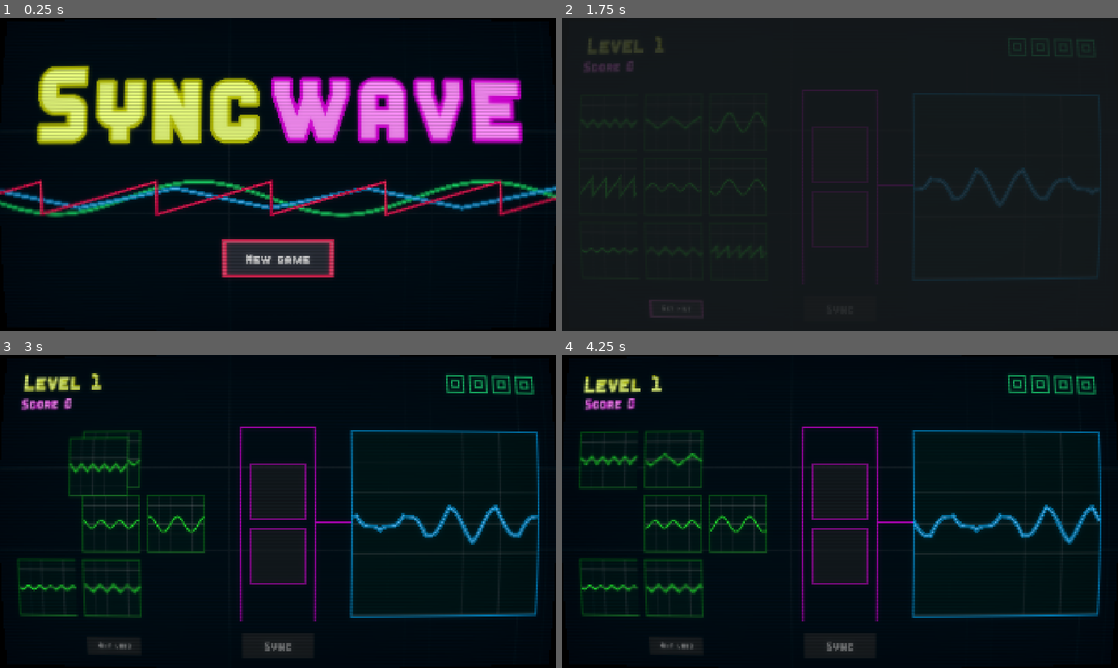
Above: before the commit, frames 1-4 (two rows, left to right).
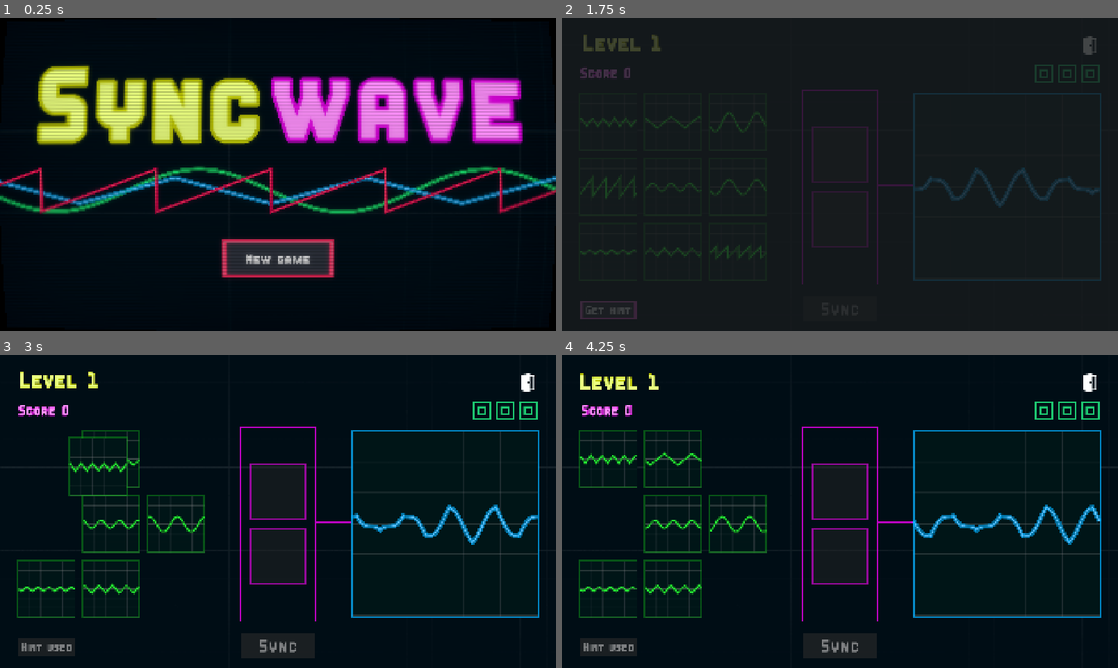
Above: after the commit, the same moments.

Repository: alexbljack/gameoff-2025
Game: Godot game, scene res://src/title_screen.tscn
Same seed, same stepped clock (60 frames per second), same inputs: the game is played once before the commit and once after it. Before the commit the project has no main scene; this scene is started directly in both runs.
Inputs (mouse positions are in pixels of both pictures, inside the frame that each line leads up to):
- Up to frame 1 (0.25 s): no input
- Up to frame 2 (1.75 s): click "New game" at 0.5 s; click "New game" at 1.25 s
- Up to frame 3 (3 s): click "Get hint" at 2 s; move the mouse to (44, 458) at 2.77 s; click (44, 458) at 2.92 s
- Up to frame 4 (4.25 s): move the mouse to (840, 492) at 3.52 s; click (840, 492) at 3.67 s

The runs differ from the first frame. In frame 1, 7.3% of the frame differs, in the area x 0-100%, y 47-64%; in frame 2, 1.6%; in frame 3, 7.2%; in frame 4, 7.6%, in the area x 3-99%, y 0-100%.

Commit message:
Exit dialog implementation

Diff:
--- a/const.gd
+++ b/const.gd
@@ -1,7 +1,7 @@
 class_name Const
 
 const MAX_SOURCES = 9
-const MAX_ATTEMPTS = 4
+const MAX_ATTEMPTS = 3
 const SCORE_PER_ATTEMPT := 100
 const SCORE_FOR_HINT := 200
 const NO_HINT_MULT_INCREMENT := 0.1
--- /dev/null
+++ b/exit_button.gd
@@ -0,0 +1,15 @@
+extends TextureButton
+
+
+# Called when the node enters the scene tree for the first time.
+func _ready() -> void:
+	mouse_entered.connect(_on_mouse_entered)
+	mouse_exited.connect(_on_mouse_exited)
+
+
+func _on_mouse_entered():
+	scale = Vector2(1.2, 1.2)
+
+
+func _on_mouse_exited():
+	scale = Vector2.ONE
--- a/hint_button.gd
+++ b/hint_button.gd
@@ -1,6 +1,11 @@
 extends Button
 
+@onready var animator: AnimationPlayer = $AnimationPlayer
 
 func set_state(hint_used: bool):
 	text = "Hint used" if hint_used else "Get hint"
 	disabled = hint_used
+	if not hint_used:
+		animator.play("pulse")
+	else:
+		animator.stop()
--- a/level.gd
+++ b/level.gd
@@ -16,20 +16,27 @@
 var sources: Array = []
 var result_signals: Array
 
-@onready var result_graph: ResultSignal = $CanvasLayer/ResultSignal
-@onready var source_signals: Control = $CanvasLayer/SourceSignals
-@onready var confirm_button: Button = $CanvasLayer/ConfirmButton
-@onready var hint_button: Button = $CanvasLayer/HintButton
-
-@onready var convertor: Convertor = $CanvasLayer/Convertor
-@onready var attempts_container: Control = $CanvasLayer/Attempts
-@onready var win_panel: WinPanel = $CanvasLayer/WinPanel
-@onready var lose_panel: LosePanel = $CanvasLayer/LosePanel
-@onready var score_label: Label = $CanvasLayer/ScoreLabel
-@onready var level_label: Label = $CanvasLayer/LevelLabel
+@onready var result_graph: ResultSignal = $Main/ResultSignal
+@onready var source_signals: Control = $Main/SourceSignals
+@onready var confirm_button: Button = $Main/ConfirmButton
+@onready var hint_button: Button = $Main/HintButton
+
+@onready var convertor: Convertor = $Main/Convertor
+@onready var attempts_container: Control = $Main/Attempts
+@onready var win_panel: WinPanel = $Main/WinPanel
+@onready var lose_panel: LosePanel = $Main/LosePanel
+@onready var score_label: Label = $Main/ScoreLabel
+@onready var level_label: Label = $Main/LevelLabel
+
+@onready var menu: CanvasLayer = $Menu
+@onready var exit_dialog: ConfirmationDialog = $Menu/ExitDialog
+@onready var exit_button: TextureButton = $Main/ExitButton
 
 
 func _ready() -> void:
+	exit_dialog.confirmed.connect(_on_exit_confirmed)
+	exit_dialog.canceled.connect(_on_exit_canceled)
+	exit_button.pressed.connect(_show_exit_dialog)
 	confirm_button.pressed.connect(_on_confirm_button_pressed)
 
 	hint_used = Game.player_data.hint_used
@@ -57,6 +64,25 @@
 		convertor.init(result_signals.size())
 		convertor.unmatched_combos = Game.player_data.unmatched_signals
 	_dump_signals()
+
+
+func _process(_delta: float):
+	if Input.is_action_just_pressed("ui_cancel"):
+		_show_exit_dialog()
+
+
+func _show_exit_dialog():
+	menu.show()
+	exit_dialog.popup_centered()
+
+
+func _on_exit_confirmed():
+	menu.hide()
+	_game_over()
+
+
+func _on_exit_canceled():
+	menu.hide()
 
 
 func _generate_signals():
@@ -141,14 +167,7 @@
 		Game.player_data.unmatched_signals = convertor.unmatched_combos
 		_update_match_button()
 		if attempts == 0:
-			var is_best_result = Game.player_data.update_best_score()
-			Game.player_data.run_in_progress = false
-			await _complete_level()
-			await lose_panel.show_stats(
-				Game.player_data.current_level,
-				Game.player_data.current_score,
-				is_best_result
-			)
+			_game_over()
 			return
 		await get_tree().create_timer(1).timeout
 
@@ -166,6 +185,17 @@
 	await tween.finished
 
 
+func _game_over():
+	var is_best_result = Game.player_data.update_best_score()
+	Game.player_data.run_in_progress = false
+	await _complete_level()
+	await lose_panel.show_stats(
+		Game.player_data.current_level,
+		Game.player_data.current_score,
+		is_best_result
+	)
+
+
 func _show_error_graph() -> void:
 	result_graph.show_error_graph(convertor.get_oscillators())
 
--- a/level.tscn
+++ b/level.tscn
@@ -15,6 +15,8 @@
 [ext_resource type="PackedScene" uid="uid://dy8c3o1ybfrwy" path="res://src/crt.tscn" id="13_8b0r0"]
 [ext_resource type="PackedScene" uid="uid://b3dq0c83hkw8j" path="res://win_panel.tscn" id="13_h6smj"]
 [ext_resource type="PackedScene" uid="uid://o2rht176mmgv" path="res://lose_panel.tscn" id="14_v5j5c"]
+[ext_resource type="Texture2D" uid="uid://ccs6isdychcn" path="res://assets/Exit.png" id="15_5pxul"]
+[ext_resource type="Script" uid="uid://bwpaxfk8jwdny" path="res://exit_button.gd" id="16_fedht"]
 
 [sub_resource type="StyleBoxTexture" id="StyleBoxTexture_aicyk"]
 texture = ExtResource("9_2orkt")
@@ -29,6 +31,44 @@
 bg_color = Color(0.16078432, 0.16078432, 0.16078432, 0.64705884)
 
 [sub_resource type="StyleBoxEmpty" id="StyleBoxEmpty_h6smj"]
+
+[sub_resource type="Animation" id="Animation_1ri5t"]
+length = 0.001
+tracks/0/type = "value"
+tracks/0/imported = false
+tracks/0/enabled = true
+tracks/0/path = NodePath(".:scale")
+tracks/0/interp = 1
+tracks/0/loop_wrap = true
+tracks/0/keys = {
+"times": PackedFloat32Array(0),
+"transitions": PackedFloat32Array(1),
+"update": 0,
+"values": [Vector2(1, 1)]
+}
+
+[sub_resource type="Animation" id="Animation_dhlin"]
+resource_name = "pulse"
+length = 2.0
+loop_mode = 1
+tracks/0/type = "value"
+tracks/0/imported = false
+tracks/0/enabled = true
+tracks/0/path = NodePath(".:scale")
+tracks/0/interp = 1
+tracks/0/loop_wrap = true
+tracks/0/keys = {
+"times": PackedFloat32Array(0, 1, 2),
+"transitions": PackedFloat32Array(1, 1, 1),
+"update": 0,
+"values": [Vector2(1, 1), Vector2(1.1, 1.1), Vector2(1, 1)]
+}
+
+[sub_resource type="AnimationLibrary" id="AnimationLibrary_jap5b"]
+_data = {
+&"RESET": SubResource("Animation_1ri5t"),
+&"pulse": SubResource("Animation_dhlin")
+}
 
 [sub_resource type="Shader" id="Shader_v5j5c"]
 code = "shader_type canvas_item;
@@ -73,6 +113,54 @@
 shader_parameter/amplitude = 3.0000001425
 shader_parameter/speed = 2.000000095
 shader_parameter/phase = 0.0
+
+[sub_resource type="StyleBoxFlat" id="StyleBoxFlat_v5j5c"]
+content_margin_left = 30.0
+content_margin_top = 30.0
+content_margin_right = 30.0
+content_margin_bottom = 20.0
+bg_color = Color(0.16272926, 0.16139773, 0.22375724, 1)
+border_width_left = 6
+border_width_top = 6
+border_width_right = 6
+border_width_bottom = 6
+border_color = Color(1, 0.19215687, 0.37254903, 1)
+
+[sub_resource type="StyleBoxFlat" id="StyleBoxFlat_5pxul"]
+content_margin_left = 10.0
+content_margin_top = 10.0
+content_margin_right = 10.0
+content_margin_bottom = 10.0
+bg_color = Color(0.16206548, 0.16206563, 0.16206557, 1)
+border_width_left = 5
+border_width_top = 5
+border_width_right = 5
+border_width_bottom = 5
+border_color = Color(0.34901962, 0.7490196, 1, 1)
+
+[sub_resource type="StyleBoxFlat" id="StyleBoxFlat_fedht"]
+content_margin_left = 10.0
+content_margin_top = 10.0
+content_margin_right = 10.0
+content_margin_bottom = 10.0
+bg_color = Color(0.16206548, 0.16206563, 0.16206557, 1)
+border_width_left = 5
+border_width_top = 5
+border_width_right = 5
+border_width_bottom = 5
+border_color = Color(0.34901962, 0.7490196, 1, 1)
+
+[sub_resource type="StyleBoxEmpty" id="StyleBoxEmpty_4c15r"]
+
+[sub_resource type="Theme" id="Theme_v5j5c"]
+default_font = ExtResource("9_8cye3")
+default_font_size = 72
+AcceptDialog/constants/buttons_min_height = 0
+AcceptDialog/constants/buttons_min_width = 300
+AcceptDialog/styles/panel = SubResource("StyleBoxFlat_v5j5c")
+Button/styles/focus = SubResource("StyleBoxFlat_5pxul")
+Button/styles/hover = SubResource("StyleBoxFlat_fedht")
+Button/styles/normal = SubResource("StyleBoxEmpty_4c15r")
 
 [node name="Level" type="Node2D"]
 script = ExtResource("1_oi3di")
@@ -101,15 +189,15 @@
 stretch_mode = 1
 metadata/_edit_lock_ = true
 
-[node name="CanvasLayer" type="CanvasLayer" parent="."]
-
-[node name="Convertor" parent="CanvasLayer" instance=ExtResource("4_8b0r0")]
+[node name="Main" type="CanvasLayer" parent="."]
+
+[node name="Convertor" parent="Main" instance=ExtResource("4_8b0r0")]
 offset_left = 832.0
 offset_top = 248.0
 offset_right = 1088.0
 offset_bottom = 918.0
 
-[node name="SourceSignals" type="Control" parent="CanvasLayer"]
+[node name="SourceSignals" type="Control" parent="Main"]
 layout_mode = 3
 anchor_right = 0.558
 anchor_bottom = 0.86700004
@@ -122,79 +210,80 @@
 size_flags_horizontal = 3
 size_flags_vertical = 3
 
-[node name="Source_1" parent="CanvasLayer/SourceSignals" instance=ExtResource("3_oi3di")]
-layout_mode = 0
-
-[node name="Source_2" parent="CanvasLayer/SourceSignals" instance=ExtResource("3_oi3di")]
+[node name="Source_1" parent="Main/SourceSignals" instance=ExtResource("3_oi3di")]
+layout_mode = 0
+
+[node name="Source_2" parent="Main/SourceSignals" instance=ExtResource("3_oi3di")]
 layout_mode = 0
 offset_left = 224.0
 offset_right = 416.0
 
-[node name="Source_3" parent="CanvasLayer/SourceSignals" instance=ExtResource("3_oi3di")]
+[node name="Source_3" parent="Main/SourceSignals" instance=ExtResource("3_oi3di")]
 layout_mode = 0
 offset_left = 448.0
 offset_right = 640.0
 
-[node name="Source_4" parent="CanvasLayer/SourceSignals" instance=ExtResource("3_oi3di")]
+[node name="Source_4" parent="Main/SourceSignals" instance=ExtResource("3_oi3di")]
 layout_mode = 0
 offset_top = 224.0
 offset_bottom = 416.0
 
-[node name="Source_5" parent="CanvasLayer/SourceSignals" instance=ExtResource("3_oi3di")]
+[node name="Source_5" parent="Main/SourceSignals" instance=ExtResource("3_oi3di")]
 layout_mode = 0
 offset_left = 224.0
 offset_top = 224.0
 offset_right = 416.0
 offset_bottom = 416.0
 
-[node name="Source_6" parent="CanvasLayer/SourceSignals" instance=ExtResource("3_oi3di")]
+[node name="Source_6" parent="Main/SourceSignals" instance=ExtResource("3_oi3di")]
 layout_mode = 0
 offset_left = 448.0
 offset_top = 224.0
 offset_right = 640.0
 offset_bottom = 416.0
 
-[node name="Source_7" parent="CanvasLayer/SourceSignals" instance=ExtResource("3_oi3di")]
+[node name="Source_7" parent="Main/SourceSignals" instance=ExtResource("3_oi3di")]
 layout_mode = 0
 offset_top = 448.0
 offset_bottom = 640.0
 
-[node name="Source_8" parent="CanvasLayer/SourceSignals" instance=ExtResource("3_oi3di")]
+[node name="Source_8" parent="Main/SourceSignals" instance=ExtResource("3_oi3di")]
 layout_mode = 0
 offset_left = 224.0
 offset_top = 448.0
 offset_right = 416.0
 offset_bottom = 640.0
 
-[node name="Source_9" parent="CanvasLayer/SourceSignals" instance=ExtResource("3_oi3di")]
+[node name="Source_9" parent="Main/SourceSignals" instance=ExtResource("3_oi3di")]
 layout_mode = 0
 offset_left = 448.0
 offset_top = 448.0
 offset_right = 640.0
 offset_bottom = 640.0
 
-[node name="ResultSignal" parent="CanvasLayer" instance=ExtResource("3_0b4ue")]
+[node name="ResultSignal" parent="Main" instance=ExtResource("3_0b4ue")]
 offset_left = 1216.0
 offset_top = 263.0
 offset_right = 1216.64
 offset_bottom = 262.55994
 
-[node name="ConfirmButton" parent="CanvasLayer" instance=ExtResource("8_2orkt")]
+[node name="ConfirmButton" parent="Main" instance=ExtResource("8_2orkt")]
 z_index = 3
 offset_left = 832.0
 offset_top = 960.0
 offset_right = 1088.0
 offset_bottom = 1048.0
-
-[node name="HintButton" type="Button" parent="CanvasLayer"]
-offset_left = 288.0
+theme_override_font_sizes/font_size = 60
+
+[node name="HintButton" type="Button" parent="Main"]
+offset_left = 64.0
 offset_top = 976.0
-offset_right = 480.0
+offset_right = 256.0
 offset_bottom = 1040.0
 pivot_offset = Vector2(64, 20)
 focus_mode = 0
 theme_override_fonts/font = ExtResource("9_8cye3")
-theme_override_font_sizes/font_size = 25
+theme_override_font_sizes/font_size = 38
 theme_override_styles/normal = SubResource("StyleBoxTexture_aicyk")
 theme_override_styles/pressed = SubResource("StyleBoxTexture_8b0r0")
 theme_override_styles/hover = SubResource("StyleBoxTexture_h6smj")
@@ -203,16 +292,22 @@
 text = "Get hint"
 script = ExtResource("12_5pxul")
 
-[node name="Attempts" parent="CanvasLayer" instance=ExtResource("12_8b0r0")]
+[node name="AnimationPlayer" type="AnimationPlayer" parent="Main/HintButton"]
+libraries = {
+&"": SubResource("AnimationLibrary_jap5b")
+}
+
+[node name="Attempts" parent="Main" instance=ExtResource("12_8b0r0")]
 offset_left = -704.0
-offset_top = -476.0
+offset_top = -380.0
 offset_right = -64.0
-
-[node name="LevelLabel" type="Label" parent="CanvasLayer"]
+offset_bottom = -316.0
+
+[node name="LevelLabel" type="Label" parent="Main"]
 material = SubResource("ShaderMaterial_aicyk")
 offset_left = 64.0
 offset_top = 48.0
-offset_right = 400.0
+offset_right = 704.0
 offset_bottom = 131.0
 theme_override_colors/font_color = Color(0.92182696, 0.99999696, 0.50211465, 1)
 theme_override_colors/font_outline_color = Color(0.7490196, 0.78039217, 0, 1)
@@ -222,12 +317,12 @@
 text = "Level 10"
 vertical_alignment = 1
 
-[node name="ScoreLabel" type="Label" parent="CanvasLayer"]
+[node name="ScoreLabel" type="Label" parent="Main"]
 material = SubResource("ShaderMaterial_8b0r0")
 offset_left = 64.0
-offset_top = 131.0
-offset_right = 461.0
-offset_bottom = 192.0
+offset_top = 160.0
+offset_right = 704.0
+offset_bottom = 221.0
 theme_override_colors/font_color = Color(1, 0.56743807, 0.99001366, 1)
 theme_override_colors/font_outline_color = Color(0.8780115, 0.0006434119, 0.8822325, 1)
 theme_override_constants/outline_size = 6
@@ -236,23 +331,59 @@
 text = "Score 10001"
 vertical_alignment = 1
 
-[node name="WinPanel" parent="CanvasLayer" instance=ExtResource("13_h6smj")]
+[node name="WinPanel" parent="Main" instance=ExtResource("13_h6smj")]
 visible = false
 offset_left = 128.0
 offset_top = 248.0
 offset_right = 710.0
 offset_bottom = 880.0
 
-[node name="LosePanel" parent="CanvasLayer" instance=ExtResource("14_v5j5c")]
+[node name="LosePanel" parent="Main" instance=ExtResource("14_v5j5c")]
 visible = false
 offset_top = 256.0
 offset_bottom = 880.04
 
-[node name="Line2D" type="Line2D" parent="CanvasLayer"]
+[node name="Line2D" type="Line2D" parent="Main"]
 points = PackedVector2Array(1090, 576, 1212, 576)
 width = 4.0
 default_color = Color(0.9490196, 0, 0.9490196, 0.77254903)
 
+[node name="ExitButton" type="TextureButton" parent="Main"]
+offset_left = 1792.0
+offset_top = 64.0
+offset_right = 1856.0
+offset_bottom = 128.0
+pivot_offset = Vector2(32, 32)
+texture_normal = ExtResource("15_5pxul")
+stretch_mode = 0
+script = ExtResource("16_fedht")
+
+[node name="Menu" type="CanvasLayer" parent="."]
+visible = false
+
+[node name="ColorRect" type="ColorRect" parent="Menu"]
+anchors_preset = 15
+anchor_right = 1.0
+anchor_bottom = 1.0
+grow_horizontal = 2
+grow_vertical = 2
+color = Color(0.07, 0.07, 0.07, 0.84313726)
+
+[node name="ExitDialog" type="ConfirmationDialog" parent="Menu"]
+oversampling_override = 1.0
+title = ""
+size = Vector2i(850, 250)
+wrap_controls = false
+transient = false
+unresizable = true
+borderless = true
+always_on_top = true
+keep_title_visible = false
+theme = SubResource("Theme_v5j5c")
+ok_button_text = "YES"
+dialog_text = "Abandon current run?"
+
 [node name="CRT" parent="." instance=ExtResource("13_8b0r0")]
-
-[connection signal="button_down" from="CanvasLayer/HintButton" to="." method="_on_hint_button_button_down"]
+visible = false
+
+[connection signal="button_down" from="Main/HintButton" to="." method="_on_hint_button_button_down"]
--- a/project.godot
+++ b/project.godot
@@ -11,6 +11,7 @@
 [application]
 
 config/name="gameoff2025"
+run/main_scene="uid://crvwdmp05ujb8"
 config/features=PackedStringArray("4.5", "Forward Plus")
 
 [autoload]
--- a/src/attempts/attempt_marker.tscn
+++ b/src/attempts/attempt_marker.tscn
@@ -6,7 +6,6 @@
 [ext_resource type="Script" uid="uid://1agcxa80uqew" path="res://src/util/shaker.gd" id="4_ubufw"]
 
 [node name="AttemptMarker" type="TextureRect"]
-texture_filter = 1
 custom_minimum_size = Vector2(64, 64)
 texture = ExtResource("1_2tl72")
 expand_mode = 2
--- a/src/title_screen.tscn
+++ b/src/title_screen.tscn
@@ -228,11 +228,11 @@
 
 [node name="Graph" parent="CanvasLayer" instance=ExtResource("7_fxnhw")]
 offset_left = -32.0
-offset_top = 508.0
+offset_top = 484.0
 offset_right = 1952.0
-offset_bottom = 736.0
+offset_bottom = 708.0
 color = Color(0.17, 0.17, 0.17, 0)
-max_amplitude = 2.0
+max_amplitude = 1.5
 graphs = Array[ExtResource("8_skmr6")]([SubResource("Resource_bgd1n"), SubResource("Resource_um11b"), SubResource("Resource_l76ay")])
 draw_grid = false
 
Binary file added: assets/Exit.png
Not shown, added: assets/Exit.png.import
Not shown, added: exit_button.gd.uid
Not shown: 1 places in level.tscn that only renumber resources
